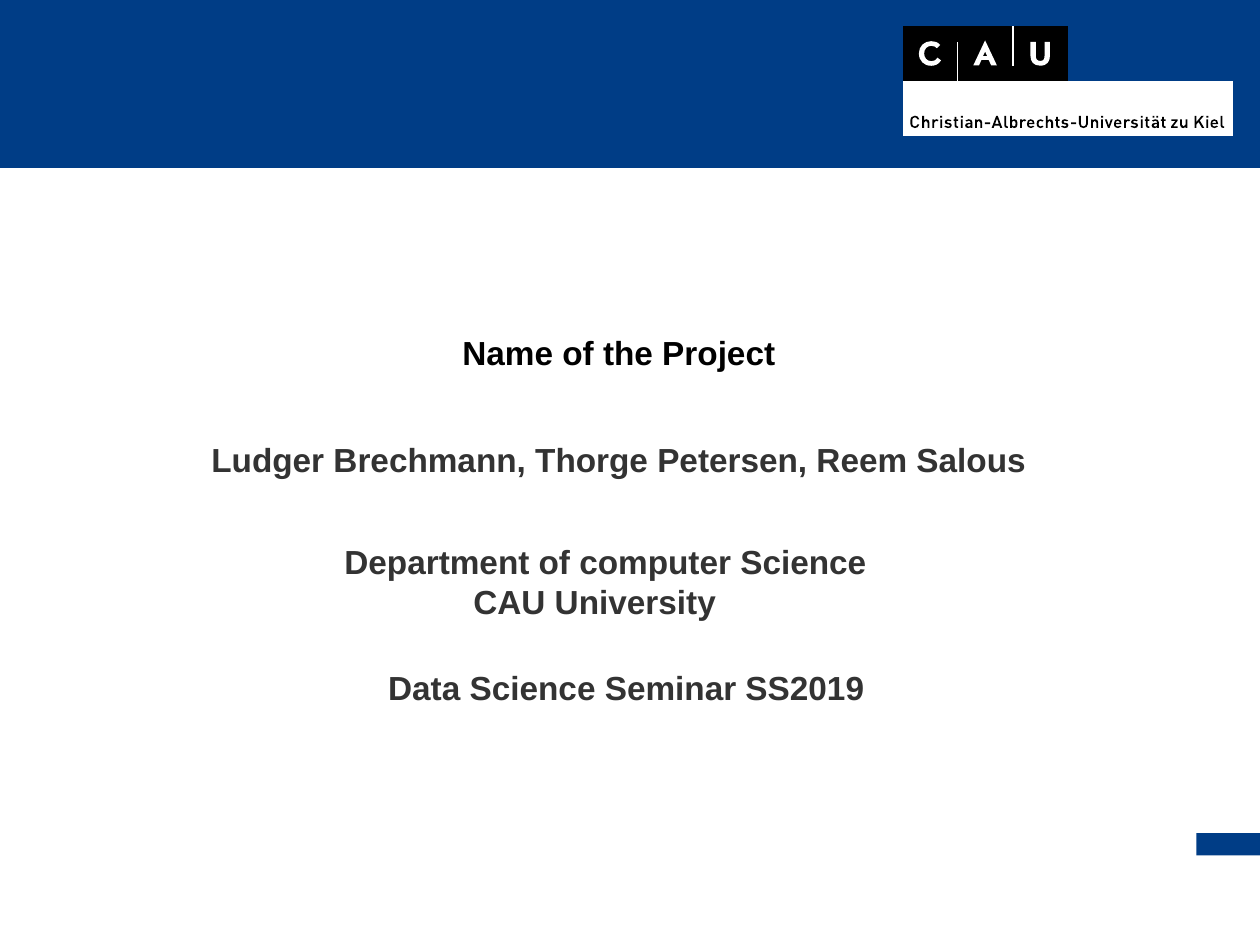
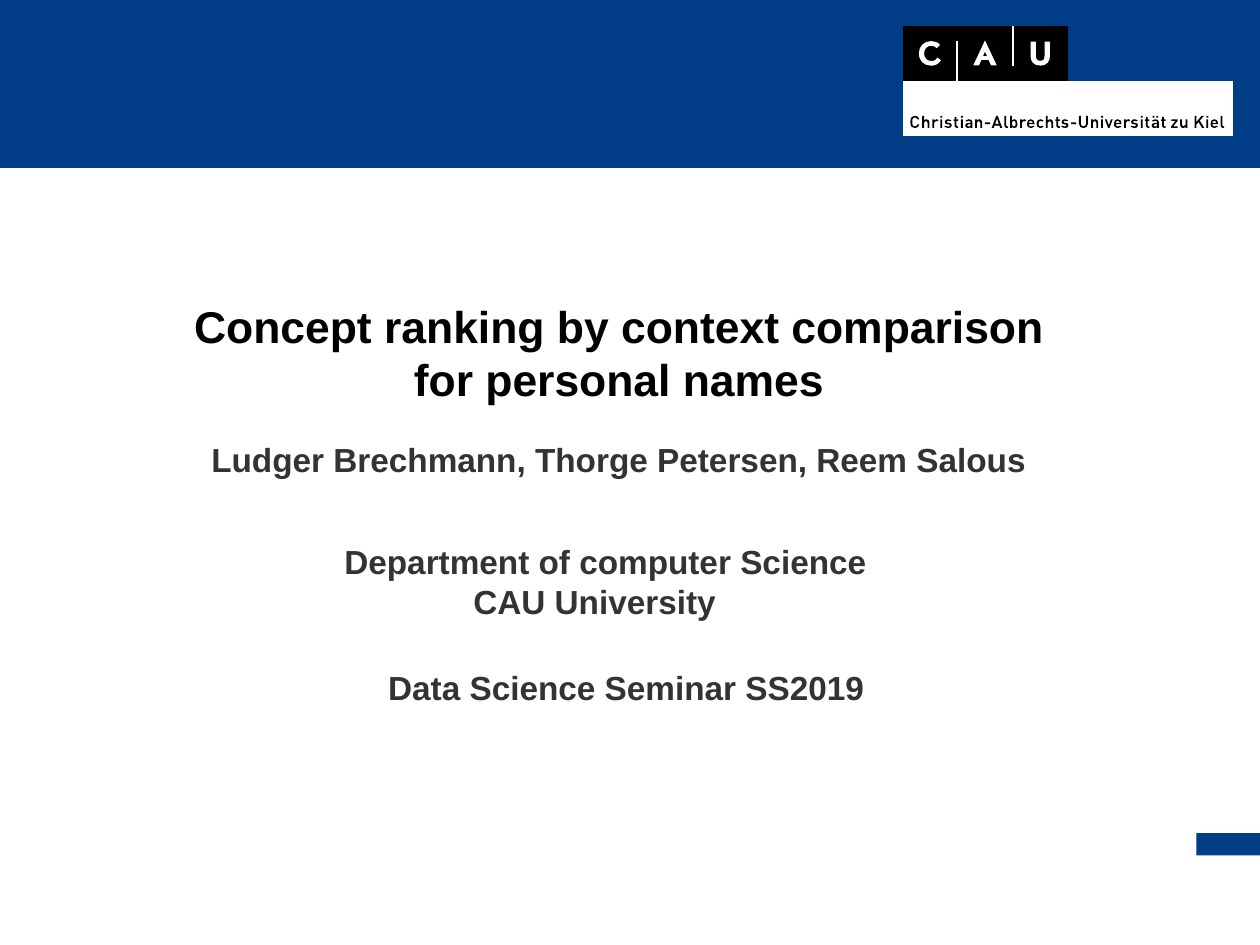
Before and after one commit to thorge/concept-ranking, a slide deck: slide 1 of presentation/pres.odp. Drawn at 1260x945 pixels with LibreOffice and Linux fonts; fonts in the diff are those of the drawing. Boxes give left, top, right and bottom in pixels: in the first picture for what was removed or moved away, otherwise in the second. Text is boxed around its words. In the diff, an @@ line names an element or a change of style, - is before the commit and + after.

```diff
--- a/presentation/pres.odp
+++ b/presentation/pres.odp
@@ text at (194,310,1043,405): text changed; size 18 to 24 pt @@
-Name of the Project
+Concept ranking by context comparison
+for personal names
```
Also in this commit, not shown: 12 other slides changed.
